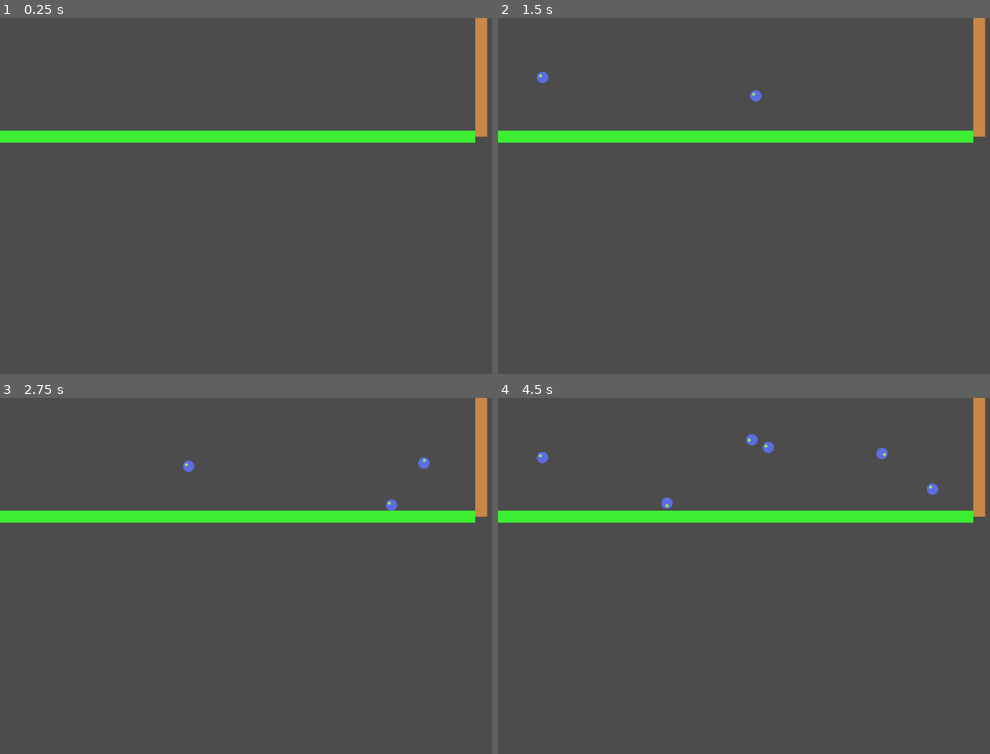
Above: before the commit, frames 1-4 (two rows, left to right).
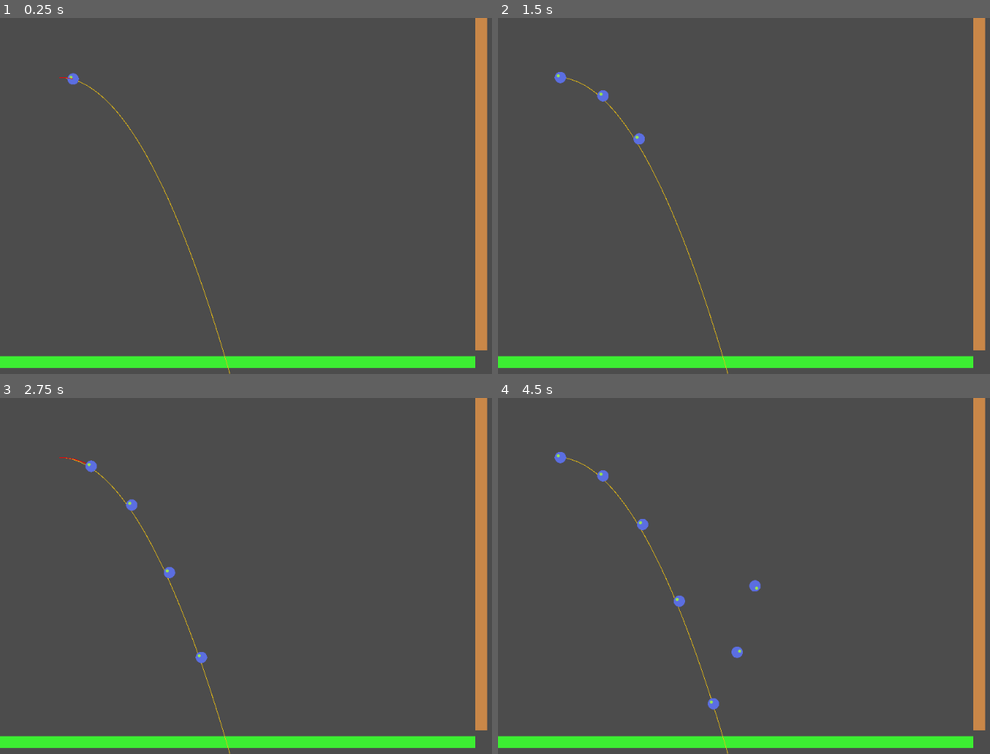
Above: after the commit, the same moments.

Repository: kerodekroma/projection-playground
Game: Godot game, scene res://main.tscn
Same seed, same stepped clock (60 frames per second), same inputs: the game is played once before the commit and once after it.
Inputs (mouse positions are in pixels of both pictures, inside the frame that each line leads up to):
- Up to frame 1 (0.25 s): no input
- Up to frame 2 (1.5 s): move the mouse to (935, 178) at 0.52 s; click (935, 178) at 0.6 s; move the mouse to (680, 213) at 1.27 s; click (680, 213) at 1.35 s
- Up to frame 3 (2.75 s): move the mouse to (364, 497) at 2.02 s; click (364, 497) at 2.1 s
- Up to frame 4 (4.5 s): move the mouse to (773, 647) at 2.77 s; click (773, 647) at 2.85 s; move the mouse to (985, 629) at 3.52 s; click (985, 629) at 3.6 s; move the mouse to (621, 522) at 4.27 s; click (621, 522) at 4.35 s

The runs differ from the first frame. In frame 1, 8.3% of the frame differs, in the area x 0-100%, y 15-100%; in frame 2, 8.5%; in frame 3, 8.7%; in frame 4, 9.1%, in the area x 0-100%, y 10-100%.

Commit message:
wip: adding some possible formulas

Diff:
--- a/main.gd
+++ b/main.gd
@@ -1,8 +1,20 @@
 extends Node2D
 
 const Ball = preload("res://ball.tscn")
+const max_points = 500
+const initial_ball_position = Vector2(100, 100)
+
+onready var line_by_formula = $ProjectionByFormula
+
 var ball_instance: Ball
 var is_ball_outside = false
+var steps = []
+var line = Line2D.new()
+const impulse = Vector2(100, 0)
+
+func _ready():
+	create_ball()
+	add_child(line)
 
 func _input(event):
 	if event.is_action_released("click"):
@@ -13,9 +25,52 @@
 		if node.position.x < -64 || node.position.y < -64:
 			remove_child(node)
 
+func _physics_process(delta):
+	print("_physics_process:delta", delta)
+	line.add_point(ball_instance.position)
+	render_projection_v2(delta)
+
 func create_ball():
 	ball_instance = Ball.instance()
-	ball_instance.position = Vector2(50, 100)
+	ball_instance.position = initial_ball_position
 	ball_instance.add_to_group("balls")
 	add_child(ball_instance)
-	ball_instance.apply_central_impulse(Vector2(500, 0))
+	ball_instance.apply_central_impulse(impulse)
+
+	print("mass", ball_instance.mass)
+	if line.points.size() > 1:
+		line.clear_points()
+
+	line.width = 1
+	line.default_color = Color.red
+
+func render_projection_v1():
+	line_by_formula.clear_points()
+	var delta = Engine.get_frames_per_second()
+	var gravity = 1
+	var pos = initial_ball_position
+	var radius = 10
+	var vel = Vector2(radius, 0) * delta
+
+	for i in max_points:
+		line_by_formula.add_point(pos)
+		vel.y += gravity
+		pos += vel
+
+func render_projection_v2(delta):
+	if max_points == line_by_formula.points.size():
+		return
+
+	line_by_formula.clear_points()
+	var pos = initial_ball_position
+	var radius = 10 * 2
+
+	var _gravity = Vector2(0, 1)
+	var _inv_mass = 1.0 / 1 # ball mass
+	var _force = _gravity + impulse
+	var vel = _force * delta
+
+	for i in max_points:
+		line_by_formula.add_point(pos)
+		vel += _gravity * 2 * delta
+		pos += vel
--- a/main.tscn
+++ b/main.tscn
@@ -6,26 +6,23 @@
 extents = Vector2( 442, 10 )
 
 [sub_resource type="RectangleShape2D" id=3]
-extents = Vector2( 10, 100 )
+extents = Vector2( 10, 279.5 )
 
 [node name="Node2D" type="Node2D"]
 script = ExtResource( 1 )
 
 [node name="StaticBody2D" type="StaticBody2D" parent="."]
-__meta__ = {
-"_edit_lock_": true
-}
 
 [node name="CollisionShape2D" type="CollisionShape2D" parent="StaticBody2D"]
-position = Vector2( 440, 200 )
+position = Vector2( 440, 580 )
 shape = SubResource( 1 )
 
 [node name="ColorRect" type="ColorRect" parent="StaticBody2D"]
 anchor_top = 0.5
 anchor_bottom = 0.5
-margin_top = 190.0
+margin_top = 570.0
 margin_right = 800.0
-margin_bottom = 210.0
+margin_bottom = 590.0
 color = Color( 0.235294, 0.933333, 0.196078, 1 )
 __meta__ = {
 "_edit_use_anchors_": true
@@ -35,13 +32,17 @@
 position = Vector2( 800, 0 )
 
 [node name="CollisionShape2D" type="CollisionShape2D" parent="StaticBody2D2"]
-position = Vector2( 10, 100 )
+position = Vector2( 10, 279.5 )
 shape = SubResource( 3 )
 
 [node name="ColorRect" type="ColorRect" parent="StaticBody2D2"]
 margin_right = 20.0
-margin_bottom = 200.0
+margin_bottom = 560.0
 color = Color( 0.788235, 0.529412, 0.282353, 1 )
 __meta__ = {
 "_edit_use_anchors_": false
 }
+
+[node name="ProjectionByFormula" type="Line2D" parent="."]
+width = 1.0
+default_color = Color( 0.921569, 0.74902, 0.0705882, 1 )
--- a/project.godot
+++ b/project.godot
@@ -24,6 +24,10 @@
 run/main_scene="res://main.tscn"
 config/icon="res://icon.png"
 
+[debug]
+
+settings/stdout/print_fps=true
+
 [input]
 
 click={
